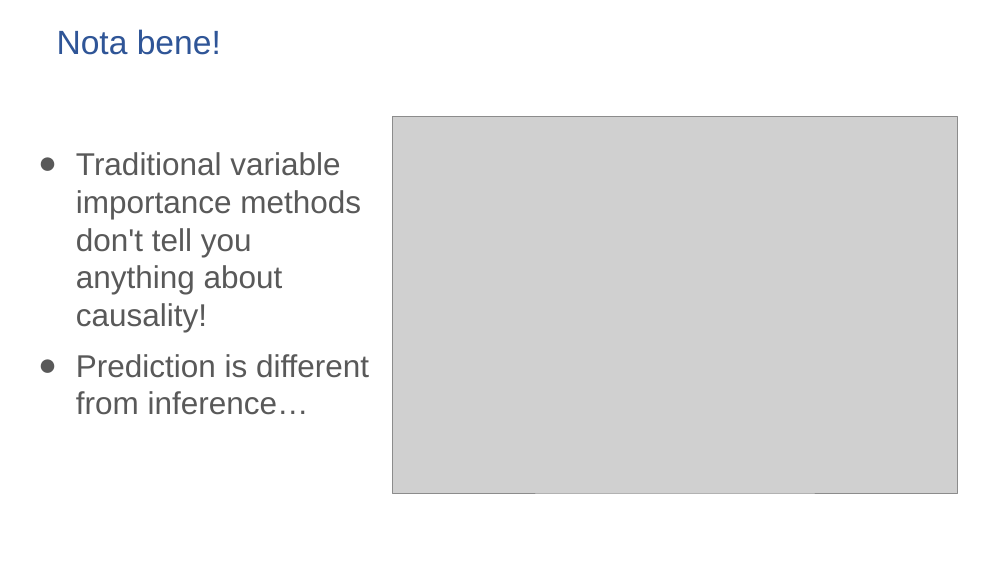
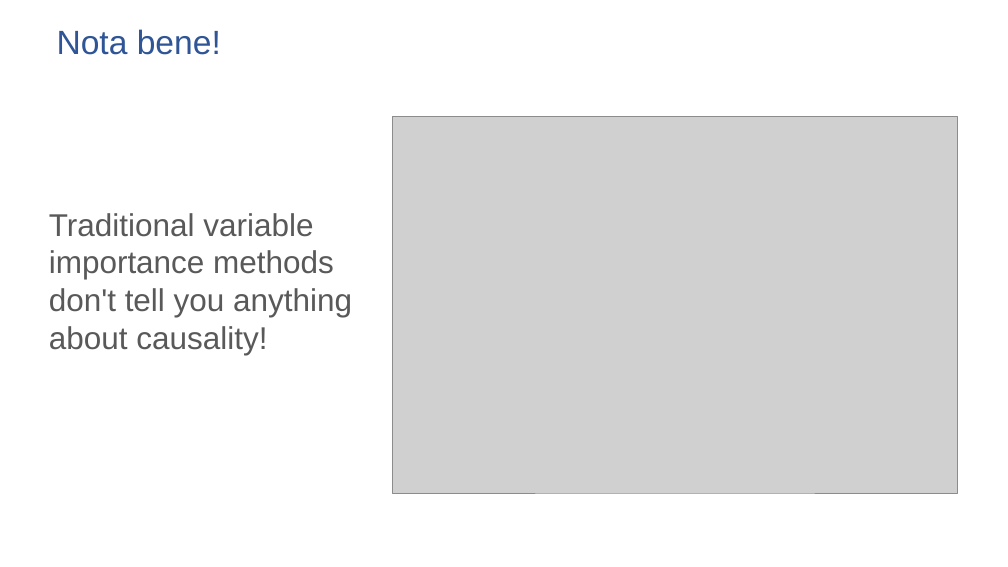
Before and after one commit to ronikobrosly/scipy_2022_causal_inference_tutorial, a slide deck: slide 50 of slides/tutorial_slides.pptx (slide 38 before the commit). Drawn at 1008x567 pixels with LibreOffice and Linux fonts; fonts in the diff are those of the drawing; grey boxes stand for pictures. Boxes give left, top, right and bottom in pixels: in the first picture for what was removed or moved away, otherwise in the second. Text is boxed around its words. In the diff, an @@ line names an element or a change of style, - is before the commit and + after.

```diff
--- a/slides/tutorial_slides.pptx
+++ b/slides/tutorial_slides.pptx
@@ text "Traditional variable importance methods don't ...": place and size @@
-text "Traditional variable importance methods don't ..." at (76, 152, 369, 415)
+text "Traditional variable importance methods don't ..." at (49, 213, 352, 355)
@@ text "Traditional variable importance methods don't ..." at (49, 213, 352, 355): bullet ● to none @@
@@ text at (76, 354, 369, 415): paragraph removed @@
-● Prediction is different from inference…
```
Also in this commit, not shown: 8 other slides changed, 16 slides added, 3 slides removed, 1 other file.
